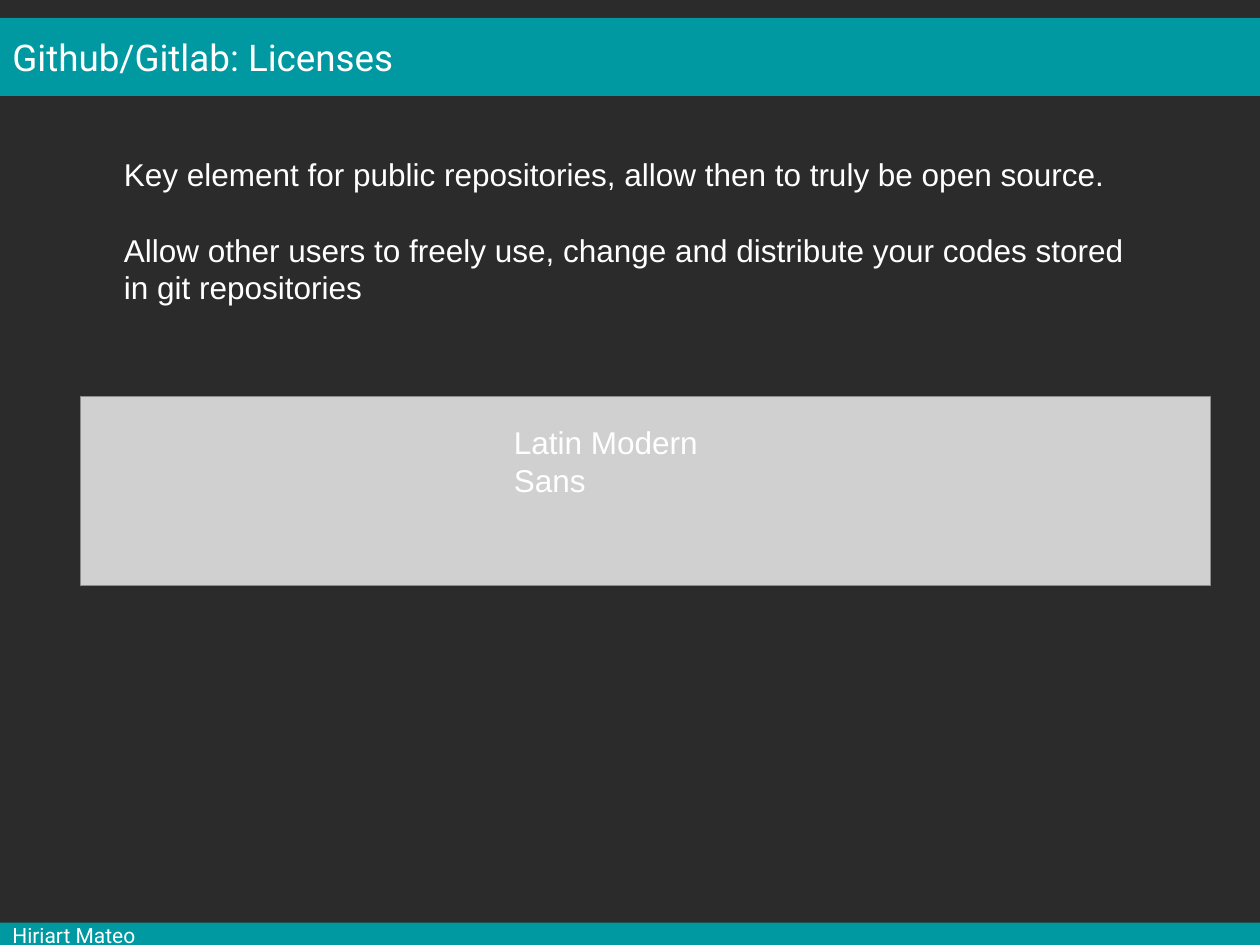
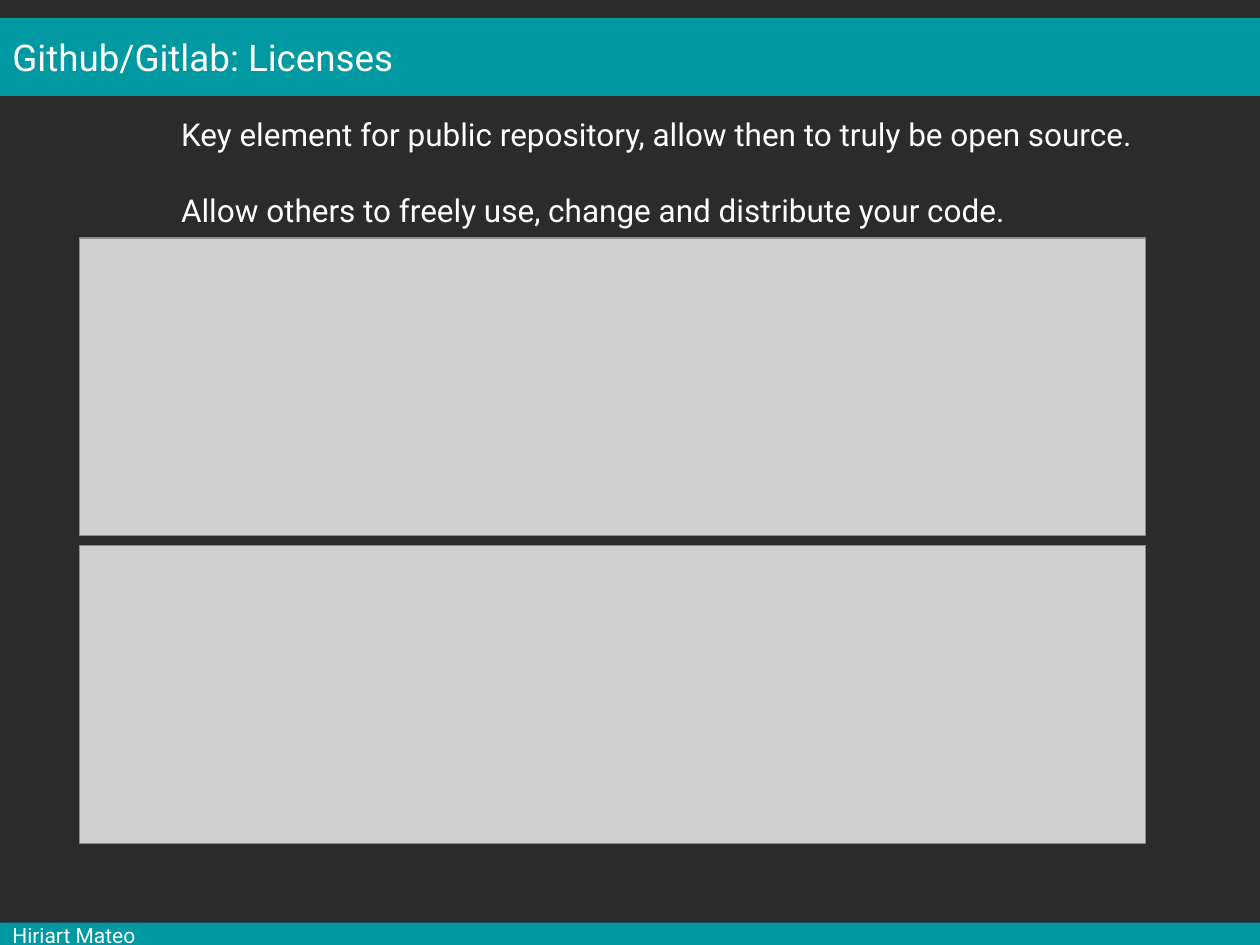
Before and after one commit to mesocentre-clermont-auvergne/formation_fair, a slide deck: slide 29 of fair_versionnage/versionnage_cours/cours.odp (slide 16 before the commit). Drawn at 1260x945 pixels with LibreOffice and Linux fonts; fonts in the diff are those of the drawing; grey boxes stand for pictures; background and template pictures are left out; a plain dark background stands for a picture behind light text. Boxes give left, top, right and bottom in pixels: in the first picture for what was removed or moved away, otherwise in the second. Text is boxed around its words. In the diff, an @@ line names an element or a change of style, - is before the commit and + after.

```diff
--- a/fair_versionnage/versionnage_cours/cours.odp
+++ b/fair_versionnage/versionnage_cours/cours.odp
@@ text at (181,122,1131,229): text changed; font Arial to Roboto @@
-Key element for public repositories, allow then to truly be open source.
-Allow other users to freely use, change and distribute your codes stored in git repositories
+Key element for public repository, allow then to truly be open source.
+Allow others to freely use, change and distribute your code.
@@ picture: place and size @@
-picture at (81,397,1211,586)
+picture at (79,238,1145,536)
@@ text removed at (514,432,698,492) @@
-Latin Modern Sans
@@ picture added at (79,546,1145,843) @@
```
Also in this commit, not shown: 17 other slides changed, 15 slides added.
